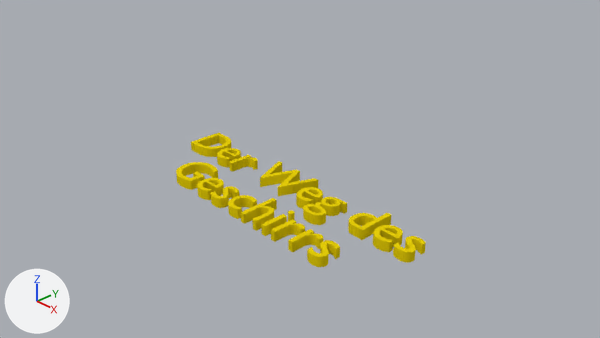
What one commit did to the Blender file Assets/Obj/texts.blend.
Camera for both pictures: the file's camera 'Camera'. Every picture has the same lights, and +X, +Y and +Z are marked at lower left. Text is drawn in Blender's own font.

In view in the first picture: 'Text'.
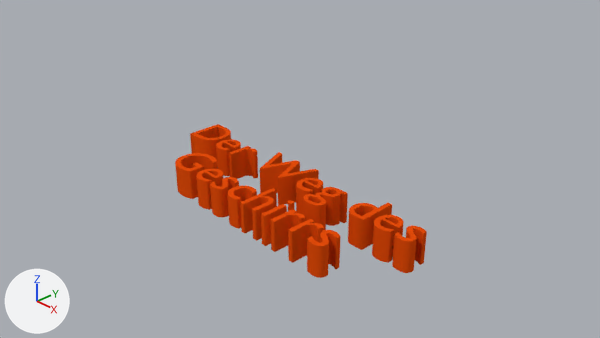
Changed parts and their boxes (x1, y1, x2, y2) in the pictures (600 x 338 px):
'Text', recoloured, reshaped (15% taller): before (176, 133, 426, 267); after (175, 124, 427, 278)

The change in detail:
Material 'Material.001' (mat_material_001) changes colour from yellow #e7ce09 to orange #e74d0b; in linear values from (0.8, 0.619, 0.00287) to (0.8, 0.0736, 0.00331).
In text 'Der Weg des Geschirrs' (txt_der_weg_des_geschirrs), extrude goes from 0.089 to 0.271.
